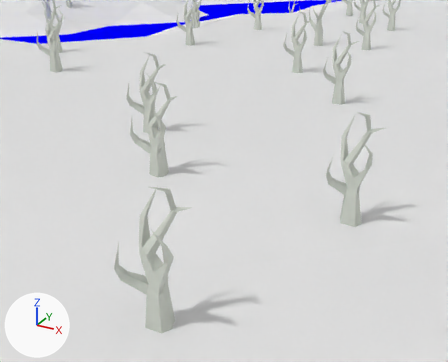
One commit to the Blender file data/levels/gate.blend: the scene before it, then after it.
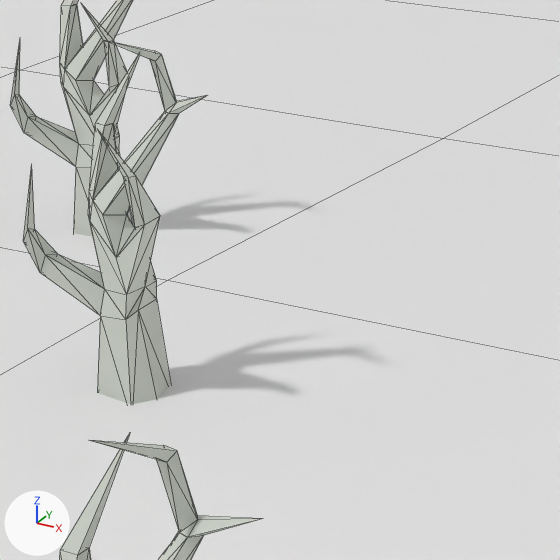
There are two pictures of each version: one from a camera (50 mm lens) standing at (233.6, -367.5, 24.9) and looking at (204.7, -314.8, -1.5), one close up on the part from 28% to 61% of the width and 19% to 60% of the height. Arrows for +X, +Y and +Z are at lower left; the lights stay in place. The close-ups show mesh edges as thin lines.

The older version as bpy lines, for what is in view:
```python
me_meshground = bpy.data.meshes.new('MeshGround')
me_meshground.from_pydata(...)  # 1108 vertices, 1090 faces; spans x -100.0..100.0, y -76.0..7.0, z -7.0..12.0
me_meshground.materials.append(None)
me_meshtree = bpy.data.meshes.new('MeshTree')
me_meshtree.from_pydata(...)  # 114 vertices, 122 faces; spans x -413.0..413.0, y -367.0..367.0, z -993.0..993.0
me_meshtree.materials.append(mat_mediumgrey)  # its picture is missing
ob_ground = bpy.data.objects.new('Ground', me_meshground)
ob_ground.location = (0.0, 0.0, 0.0)
ob_ground.scale = (2.9, 5.51, 2.9)
ob_tree_088 = bpy.data.objects.new('Tree.088', me_meshtree)
ob_tree_088.location = (200.25, -320.29, 4.94)
ob_tree_088.rotation_euler = (0.0, 0.0, -0.175)  # degrees (0, 0, -10)
ob_tree_088.scale = (0.005, 0.005, 0.005)
ob_tree_193 = bpy.data.objects.new('Tree.193', me_meshtree)
ob_tree_193.location = (214.08, -340.43, 4.94)
ob_tree_193.scale = (0.005, 0.005, 0.005)
# also in view: 'Tree.178' at (192.1, -310.0, 4.9)
```
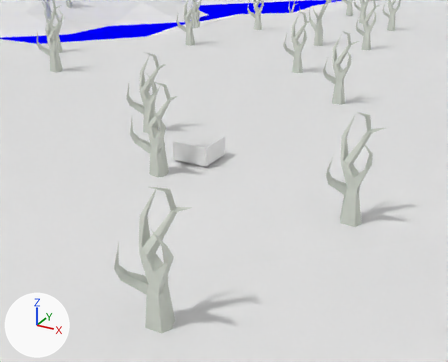
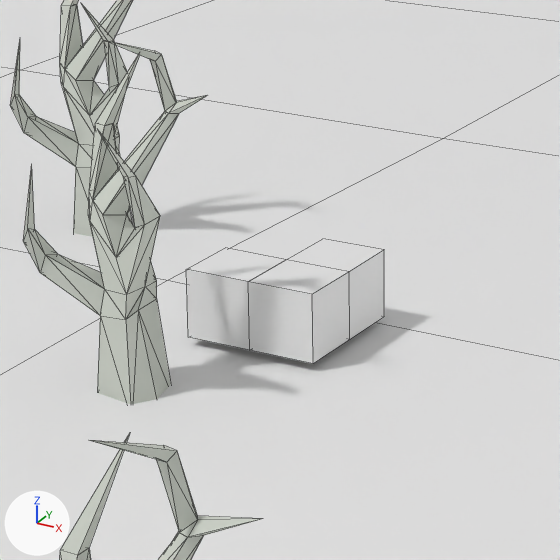
Boxes [x1, y1, x2, y2] around the edits, measured in the close-ups (560 x 560 px):
'ObjItemSword_1', added
    after: [248, 260, 350, 364]
'ObjItemLifePotion_1', added
    after: [186, 248, 286, 350]
'ObjItemLifePotion_2', added
    after: [286, 239, 384, 339]

Diff of the bpy script that builds the scene:
```diff
--- a/data/levels/gate.blend.py
+++ b/data/levels/gate.blend.py
@@ me_itemsword_1 @@
+me_itemsword_1.from_pydata(...)  # a box spanning x -1.0..1.0, y -1.0..1.0, z -1.0..1.0
@@ ob_objitemsword_1 @@
+ob_objitemsword_1 = bpy.data.objects.new('ObjItemSword_1', me_itemsword_1)
+ob_objitemsword_1.location = (202.75, -315.82, 1.71)
@@ ob_objitemlifepotion_1 @@
+ob_objitemlifepotion_1 = bpy.data.objects.new('ObjItemLifePotion_1', me_itemsword_1.copy())
+ob_objitemlifepotion_1.location = (200.75, -315.82, 1.71)
@@ ob_objitemlifepotion_2 @@
+ob_objitemlifepotion_2 = bpy.data.objects.new('ObjItemLifePotion_2', me_itemsword_1.copy())
+ob_objitemlifepotion_2.location = (202.75, -313.82, 1.71)
```
